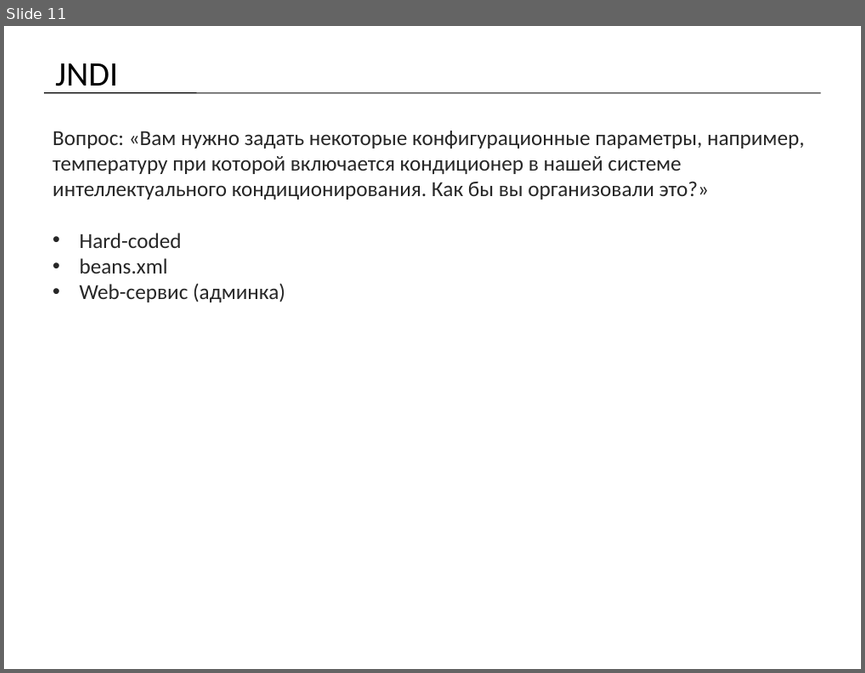
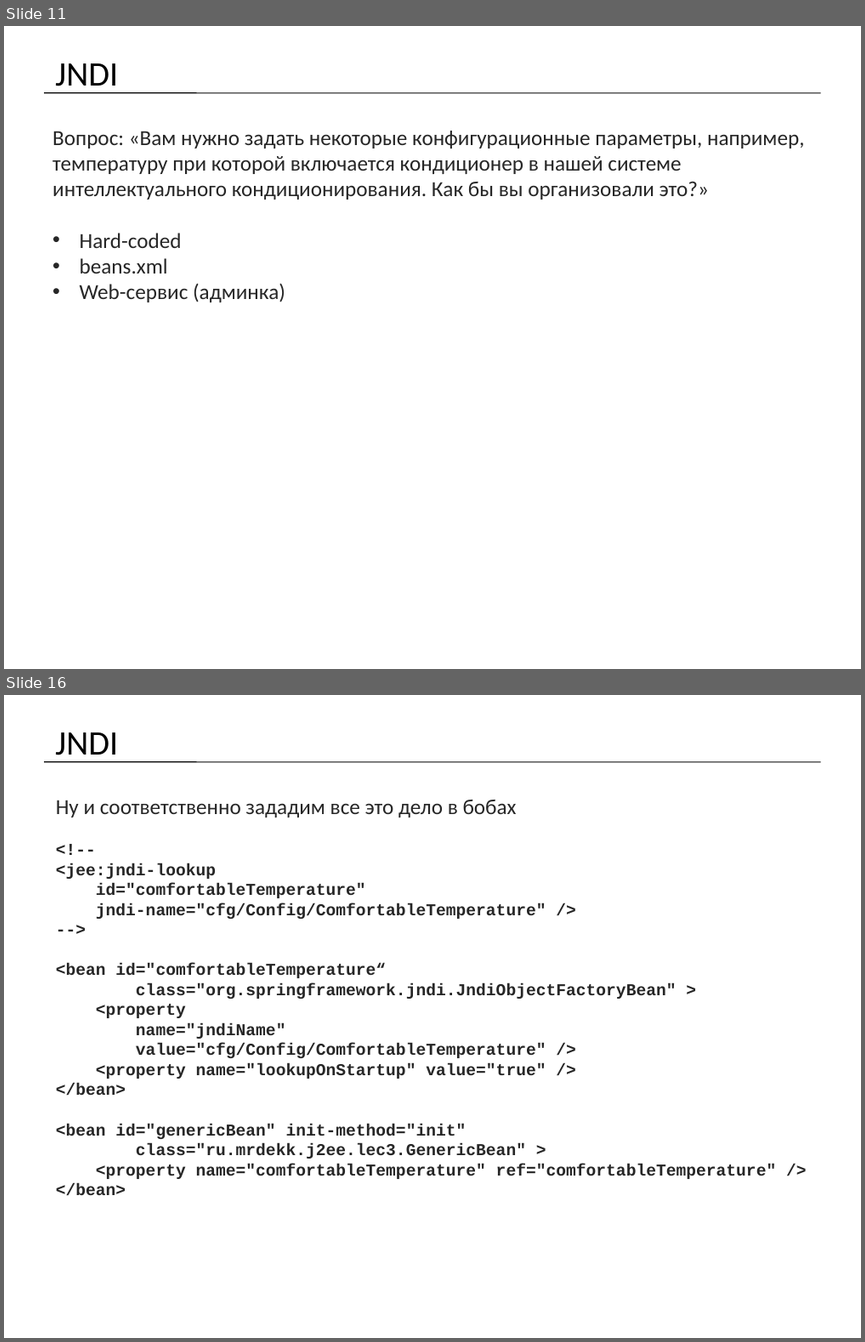
Before and after one commit to mrdekk/j2ee_course, a slide deck: lectures/j2ee. Lecture 3.pptx. Shown one above the other, each under a label of ours: slide 11 before the commit, slides 11 and 16 after it; the slides between them are not shown. The pictures are 865x673 and 865x1342 pixels, drawn with LibreOffice and Linux fonts; fonts in the diff are those of the drawing. Boxes give left, top, right and bottom in pixels: in the first picture for what was removed or moved away, otherwise in the second. Text is boxed around its words. In the diff, an @@ line names an element or a change of style, - is before the commit and + after.

```diff
--- a/lectures/j2ee. Lecture 3.pptx
+++ b/lectures/j2ee. Lecture 3.pptx
@@ slide 16 added at (4,695,861,1338), background #FFFFFF @@
@@ title added at (55,732,118,763), 28.8 pt, text #000000 @@
+JNDI
@@ line added from (44, 762) to (821, 762), #000000 0.75 pt @@
@@ text added at (56,800,777,1196), 14 pt, text #262626, bold @@
+Ну и соответственно зададим все это дело в бобах
+<!--
+<jee:jndi-lookup
+id="comfortableTemperature"
+jndi-name="cfg/Config/ComfortableTemperature" />
+-->
+<bean id="comfortableTemperature“
+class="org.springframework.jndi.JndiObjectFactoryBean" >
+<property
+name="jndiName"
+value="cfg/Config/ComfortableTemperature" />
+<property name="lookupOnStartup" value="true" />
+</bean>
+<bean id="genericBean" init-method="init"
+class="ru.mrdekk.j2ee.lec3.GenericBean" >
+<property name="comfortableTemperature" ref="comfortableTemperature" />
+</bean>
```
Also in this commit, not shown: 1 slide changed, 4 other slides added, 1 slide removed.
